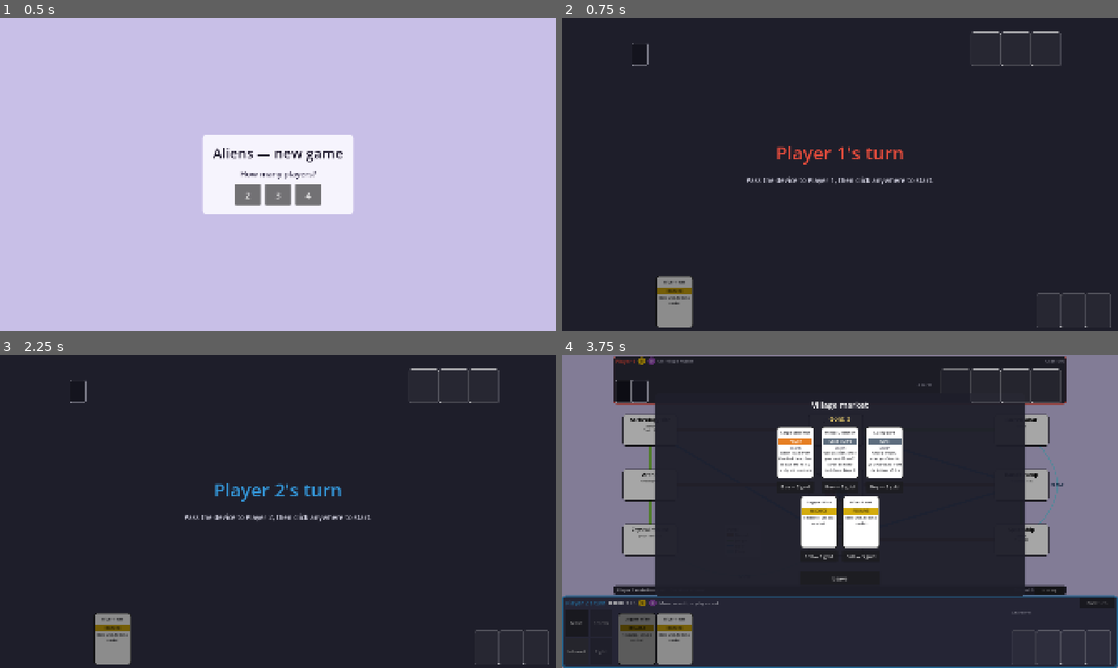
Above: before the commit, frames 1-4 (two rows, left to right).
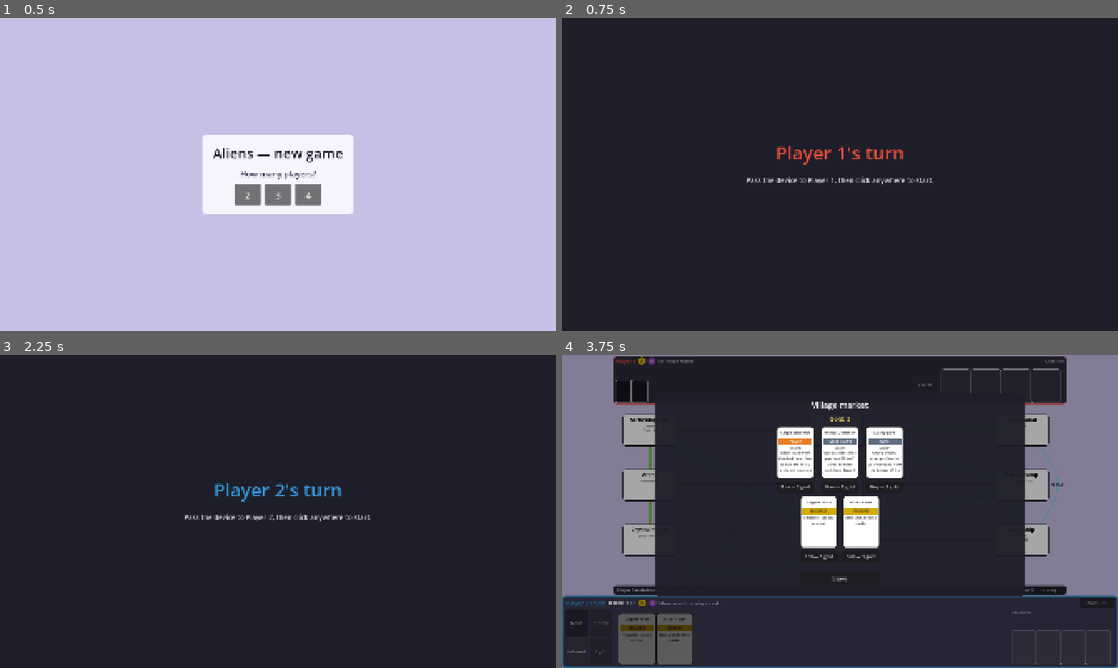
Above: after the commit, the same moments.

Repository: Eufrat94/Aliens
Game: Godot game, scene res://scenes/main.tscn
Same seed, same stepped clock (60 frames per second), same inputs: the game is played once before the commit and once after it.
Inputs (mouse positions are in pixels of both pictures, inside the frame that each line leads up to):
- Up to frame 1 (0.5 s): no input
- Up to frame 2 (0.75 s): click "2" at 0.5 s
- Up to frame 3 (2.25 s): click (16, 624) at 1.25 s, where only the run before the commit has a clickable "Move"; click "End turn" at 2 s
- Up to frame 4 (3.75 s): click "History" at 2.75 s; click "Interact" at 3.5 s

Frame 1 is identical in both runs. In frame 2, 1.5% of the frame differs, in the area x 12-99%, y 4-99%; in frame 3, 1.5%; in frame 4, 1.2%.

Commit message:
Spec 09b: bugfixes

Diff:
--- a/game/game_state.gd
+++ b/game/game_state.gd
@@ -432,6 +432,22 @@
 		_close_prompt()
 
 
+func dismiss_prompt() -> void:
+	if prompt.is_empty():
+		return
+	var kind := str(prompt["kind"])
+	if kind == "lure":
+		_resolve_lure("Top")
+	elif kind == "keep_one":
+		choose_prompt_card(0)
+	elif kind == "notebook" or kind == "reorder":
+		choose_prompt_button("Done")
+	elif kind == "radio_pick":
+		_resolve_radio("Skip")
+	else:
+		_close_prompt()
+
+
 func begin_turn() -> void:
 	if players.is_empty() or not prompt.is_empty():
 		return
--- a/scenes/main.gd
+++ b/scenes/main.gd
@@ -5,13 +5,14 @@
 var _gear_replace_index := -1
 var _selecting_move := false
 
-@onready var _board: GameBoard = $Board
-@onready var _seats: Control = $SeatLayer
-@onready var _hud: Control = $Hud
-@onready var _setup: Control = $SetupScreen
-@onready var _pass: Control = $PassScreen
-@onready var _popup: Control = $PrivatePopup
-@onready var _market: Control = $MarketPanel
+@onready var _board: GameBoard = $GameLayer/Board
+@onready var _seats: Control = $GameLayer/SeatLayer
+@onready var _hud: Control = $GameLayer/Hud
+@onready var _setup: Control = $OverlayLayer/SetupScreen
+@onready var _pass: Control = $OverlayLayer/PassScreen
+@onready var _popup: Control = $PopupLayer/PrivatePopup
+@onready var _market: Control = $PopupLayer/MarketPanel
+@onready var _preview: Control = $PreviewLayer/CardPreview
 
 
 func _ready() -> void:
@@ -62,7 +63,12 @@
 			_close_market()
 			get_viewport().set_input_as_handled()
 		return
-	if _pass.visible or _setup.visible or _popup.visible:
+	if _popup.visible:
+		if _is_cancel(event):
+			game.dismiss_prompt()
+			get_viewport().set_input_as_handled()
+		return
+	if _pass.visible or _setup.visible:
 		return
 	if not _is_cancel(event):
 		return
@@ -76,10 +82,16 @@
 	_setup.visible = false
 	_board.visible = true
 	_hud.visible = true
-	_pass.show_for(game.current_player())
+	_present_pass()
 
 
 func _on_state_changed() -> void:
+	if _pass.visible:
+		_hud.refresh_log(game)
+		_board.refresh_tokens(game)
+		_board.refresh_decks(game)
+		_seats.conceal()
+		return
 	_refresh_view()
 	_board.refresh_tokens(game)
 	_board.refresh_decks(game)
@@ -92,6 +104,7 @@
 		return
 	_hud.refresh_log(game)
 	_seats.refresh(game, _selected_hand_index, _gear_replace_index, _selecting_move)
+	_warn_if_popup_missing()
 
 
 func _on_card_clicked(hand_index: int) -> void:
@@ -197,6 +210,7 @@
 func _on_interact() -> void:
 	_clear_selection(false)
 	if game.do_interact():
+		_hide_preview()
 		_market.present(game)
 
 
@@ -213,19 +227,36 @@
 
 func _on_turn_ended() -> void:
 	if game.prompt.is_empty() and not _pass.visible:
-		_pass.show_for(game.current_player())
+		_present_pass()
 
 
 func _on_pass_dismissed() -> void:
+	_preview.call("unsuppress")
 	game.begin_turn()
+	_refresh_view()
 
 
 func _on_prompt_opened(prompt: Dictionary) -> void:
+	_hide_preview()
 	_popup.present(prompt)
 
 
 func _on_prompt_closed() -> void:
 	_popup.dismiss()
+	call_deferred("_after_prompt_closed")
+
+
+func _after_prompt_closed() -> void:
+	if not game.prompt.is_empty():
+		if not _popup.visible:
+			_popup.present(game.prompt)
+		if not _pass.visible:
+			_refresh_view()
+		return
+	if _pass.visible:
+		_seats.conceal()
+		return
+	_refresh_view()
 
 
 func _on_popup_card(index: int) -> void:
@@ -251,6 +282,51 @@
 func _close_market() -> void:
 	_market.dismiss()
 	game.market_finish()
+
+
+func _present_pass() -> void:
+	_hide_preview()
+	_preview.call("suppress")
+	if _popup.visible:
+		_popup.dismiss()
+	_seats.conceal()
+	_pass.show_for(game.current_player())
+
+
+func _hide_preview() -> void:
+	_preview.call("end_hover")
+
+
+func _warn_if_popup_missing() -> void:
+	if game.players.is_empty() or _pass.visible or _setup.visible:
+		return
+	var waiting := not game.prompt.is_empty() or not game.market_visit.is_empty()
+	var showing := _popup.visible or _market.visible
+	if waiting and not showing:
+		print("Warning: the game is waiting on a popup, but none is visible.")
+	if game.actions_left <= 0 or waiting or showing:
+		return
+	var move_button := _find_action_button("Move")
+	var search_button := _find_action_button("Search")
+	if move_button != null and move_button.disabled == game.can_move():
+		print("Warning: Move is out of date while actions are left.")
+	if search_button != null and search_button.disabled == game.can_search():
+		print("Warning: Search is out of date while actions are left.")
+
+
+func _find_action_button(title: String) -> Button:
+	var found: Button = _find_button(_seats, title)
+	return found
+
+
+func _find_button(node: Node, title: String) -> Button:
+	if node is Button and (node as Button).text == title:
+		return node as Button
+	for child in node.get_children():
+		var match_button := _find_button(child, title)
+		if match_button != null:
+			return match_button
+	return null
 
 
 func _clear_selection(refresh_hud: bool = true) -> void:
--- a/scenes/main.tscn
+++ b/scenes/main.tscn
@@ -13,25 +13,37 @@
 [node name="Main" type="Node2D"]
 script = ExtResource("1_main")
 
-[node name="Background" type="ColorRect" parent="."]
+[node name="GameLayer" type="CanvasLayer" parent="."]
+layer = 0
+
+[node name="Background" type="ColorRect" parent="GameLayer"]
 offset_right = 1920.0
 offset_bottom = 1080.0
 mouse_filter = 2
 color = Color(0.7843137, 0.7490196, 0.9058824, 1)
 
-[node name="Board" parent="." instance=ExtResource("2_board")]
+[node name="Board" parent="GameLayer" instance=ExtResource("2_board")]
 
-[node name="SeatLayer" parent="." instance=ExtResource("8_seats")]
+[node name="SeatLayer" parent="GameLayer" instance=ExtResource("8_seats")]
 
-[node name="Hud" parent="." instance=ExtResource("3_hud")]
+[node name="Hud" parent="GameLayer" instance=ExtResource("3_hud")]
 
-[node name="PrivatePopup" parent="." instance=ExtResource("6_popup")]
+[node name="PopupLayer" type="CanvasLayer" parent="."]
+layer = 10
 
-[node name="MarketPanel" parent="." instance=ExtResource("7_market")]
+[node name="PrivatePopup" parent="PopupLayer" instance=ExtResource("6_popup")]
 
-[node name="SetupScreen" parent="." instance=ExtResource("4_setup")]
+[node name="MarketPanel" parent="PopupLayer" instance=ExtResource("7_market")]
 
-[node name="PassScreen" parent="." instance=ExtResource("5_pass")]
+[node name="PreviewLayer" type="CanvasLayer" parent="."]
+layer = 20
+
+[node name="CardPreview" parent="PreviewLayer" instance=ExtResource("9_preview")]
+
+[node name="OverlayLayer" type="CanvasLayer" parent="."]
+layer = 30
+
+[node name="SetupScreen" parent="OverlayLayer" instance=ExtResource("4_setup")]
+
+[node name="PassScreen" parent="OverlayLayer" instance=ExtResource("5_pass")]
 visible = false
-
-[node name="CardPreview" parent="." instance=ExtResource("9_preview")]
--- a/scenes/ui/card_preview.gd
+++ b/scenes/ui/card_preview.gd
@@ -5,6 +5,7 @@
 
 var _timer: Timer
 var _panel: Panel
+var _suppressed := false
 var _name_label: Label
 var _strip: ColorRect
 var _strip_label: Label
@@ -24,7 +25,7 @@
 
 
 func begin_hover(card_id: String) -> void:
-	if card_id == "":
+	if _suppressed or card_id == "":
 		return
 	set_meta("pending_card", card_id)
 	_timer.start()
@@ -33,10 +34,22 @@
 func end_hover() -> void:
 	set_meta("pending_card", "")
 	_timer.stop()
-	_panel.visible = false
+	if _panel != null:
+		_panel.visible = false
+
+
+func suppress() -> void:
+	_suppressed = true
+	end_hover()
+
+
+func unsuppress() -> void:
+	_suppressed = false
 
 
 func _show_pending() -> void:
+	if _suppressed:
+		return
 	var card_id := str(get_meta("pending_card", ""))
 	if card_id == "":
 		return
--- a/scenes/ui/pass_screen.gd
+++ b/scenes/ui/pass_screen.gd
@@ -7,9 +7,14 @@
 
 
 func show_for(player: Dictionary) -> void:
+	var screen := get_viewport_rect().size
+	position = Vector2.ZERO
+	size = screen
+	mouse_filter = MOUSE_FILTER_STOP
 	_title.text = "%s's turn" % player["name"]
 	_title.add_theme_color_override("font_color", player["color"])
 	_hint.text = "Pass the device to %s, then click anywhere to start." % player["name"]
+	move_to_front()
 	visible = true
 
 
--- a/scenes/ui/seat_layer.gd
+++ b/scenes/ui/seat_layer.gd
@@ -33,6 +33,11 @@
 			_add_bottom(who, game, selected_hand_index, gear_replace_index, selecting_move)
 		else:
 			_add_opponent(who, _slot_for(offset, count))
+
+
+func conceal() -> void:
+	_clear_seats()
+	_bottom = null
 
 
 func show_status(text: String) -> void:
Not shown, added: spec_09b_bugfixes.md
